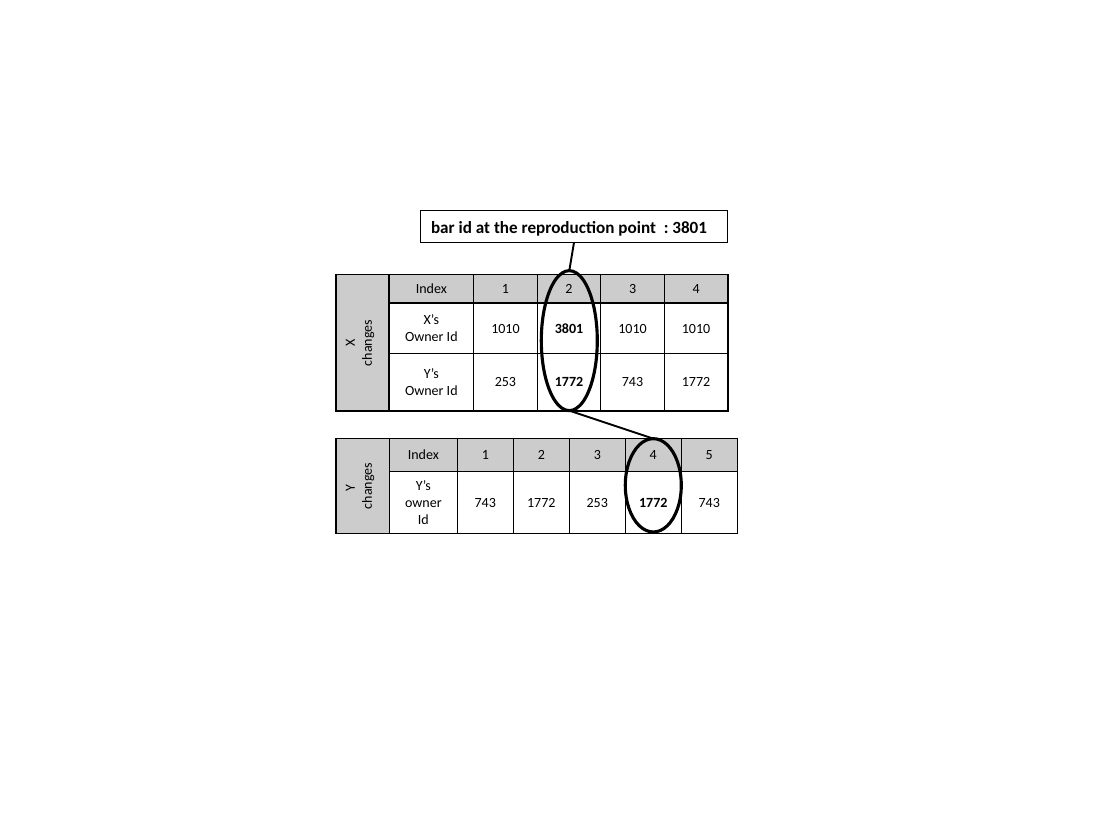
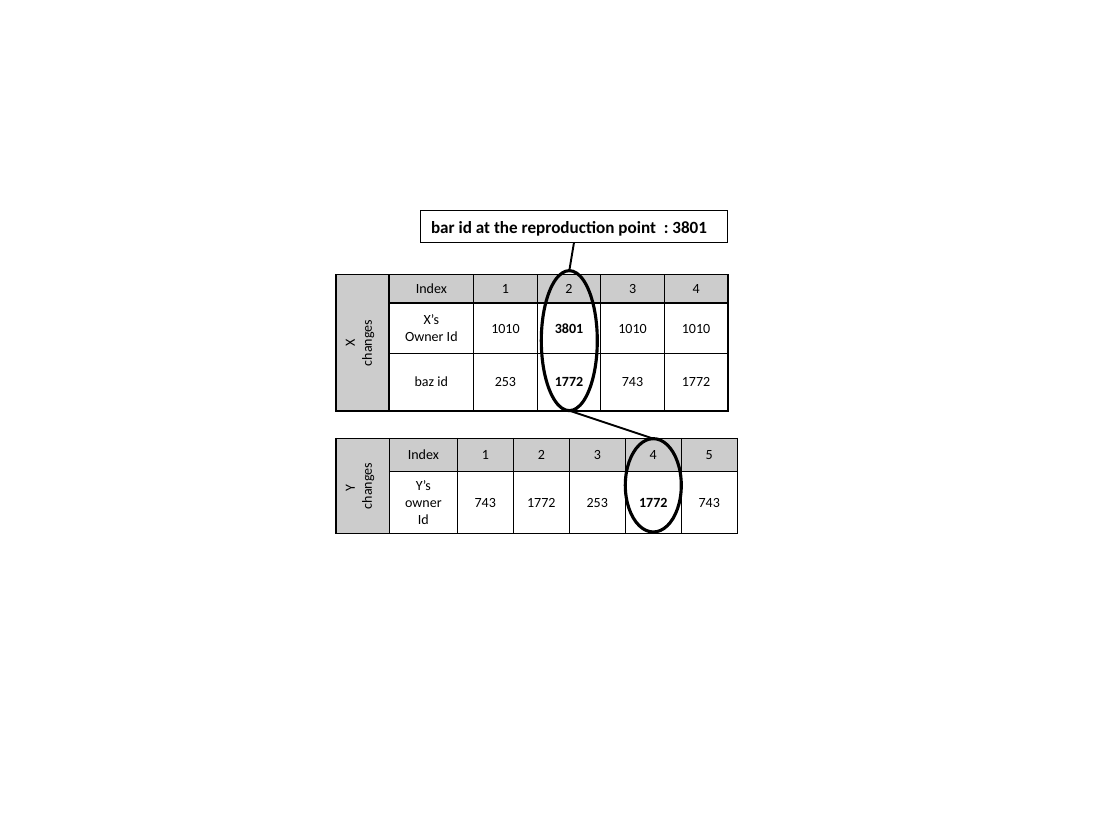
Before and after one commit to SoftwareEngineeringToolDemos/FSE-2011-Querypoint, a slide deck: slide 4 of papers/pldi2011/drawings.pptx. Drawn at 1120x840 pixels with LibreOffice and Linux fonts; fonts in the diff are those of the drawing. Boxes give left, top, right and bottom in pixels: in the first picture for what was removed or moved away, otherwise in the second. Text is boxed around its words. In the diff, an @@ line names an element or a change of style, - is before the commit and + after.

```diff
--- a/papers/pldi2011/drawings.pptx
+++ b/papers/pldi2011/drawings.pptx
@@ table at (336,274,729,407) @@
-row 3, column 2: Y’s / Owner Id
+row 3, column 2: baz id
```
Also in this commit, not shown: 1 other file.
